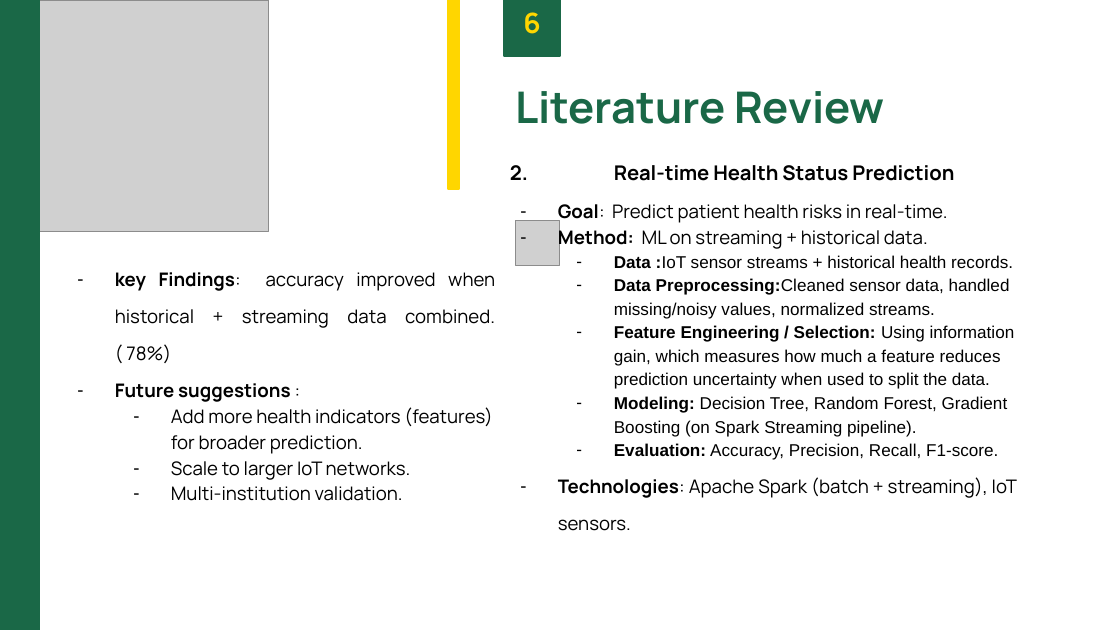
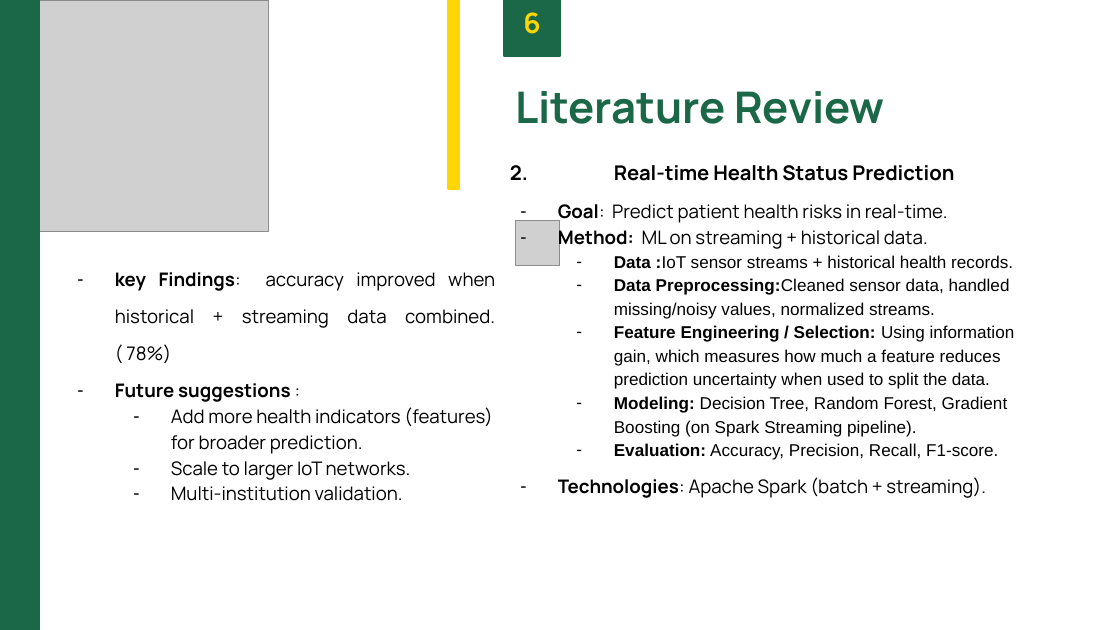
Before and after one commit to be-great/Big_Data_Analytics_in_Healthcare, a slide deck: slide 8 of Bigdata.pptx. Drawn at 1120x630 pixels with LibreOffice and Linux fonts; fonts in the diff are those of the drawing; grey boxes stand for pictures. Boxes give left, top, right and bottom in pixels: in the first picture for what was removed or moved away, otherwise in the second. Text is boxed around its words. In the diff, an @@ line names an element or a change of style, - is before the commit and + after.

```diff
--- a/Bigdata.pptx
+++ b/Bigdata.pptx
@@ text at <box>558,477,986,498</box>: text changed @@
-– Technologies: Apache Spark (batch + streaming), IoT sensors.
+– Technologies: Apache Spark (batch + streaming).
```
Also in this commit, not shown: 12 other slides changed, 1 slide added, 1 other file.
